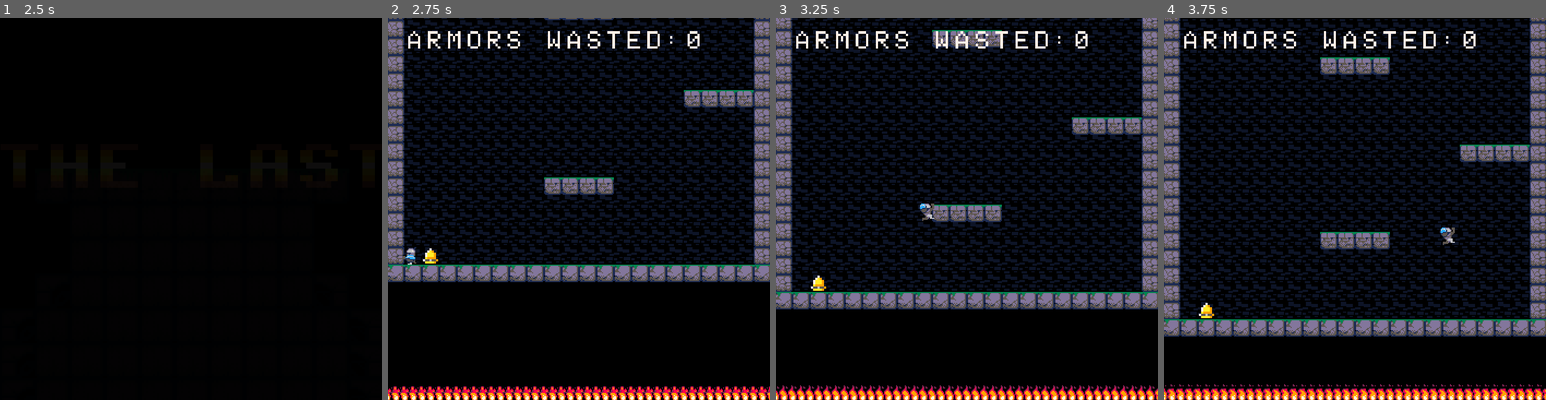
Above: before the commit, frames 1-4 (left to right).
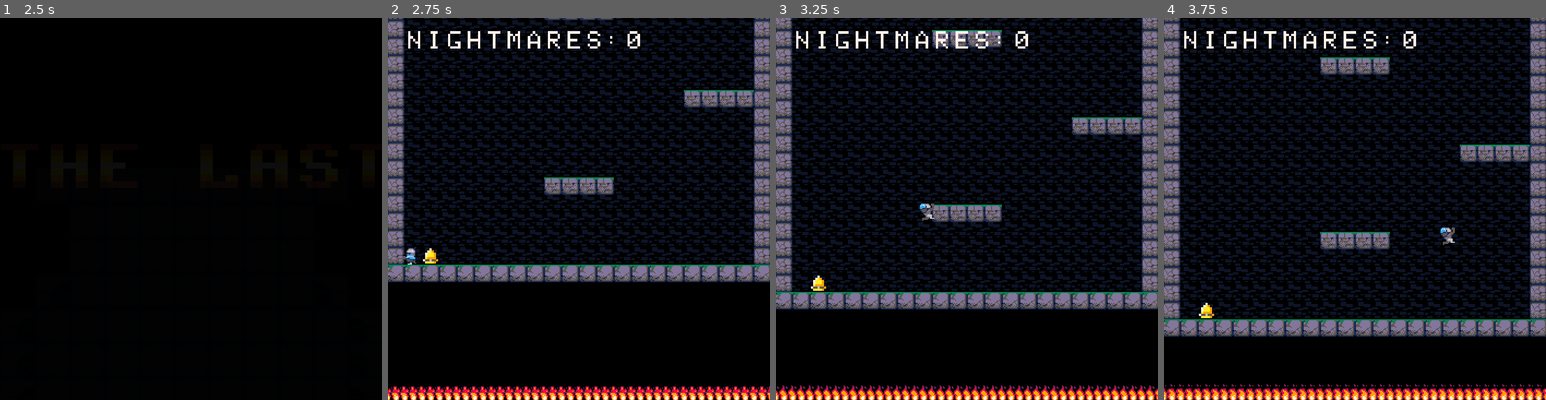
Above: after the commit, the same moments.

Repository: toadkarter/ToyBoxJam2023
Game: Godot game, scene res://Scenes/Game/Main/main.tscn
Same seed, same stepped clock (60 frames per second), same inputs: the game is played once before the commit and once after it.
Inputs:
- Up to frame 1 (2.5 s): hold Right (move_right) 0.53-2.03 s; tap Space (jump) at 0.77, 1.52 s; hold Left (move_left) from 2.03 s (still down)
- Up to frame 2 (2.75 s): keep holding Left (move_left)
- Up to frame 3 (3.25 s): release Left (move_left) at 2.78 s; hold Right (move_right) from 2.78 s (still down); tap Space (jump) at 3.02 s
- Up to frame 4 (3.75 s): keep holding Right (move_right)

Frame 1 is identical in both runs. In frame 2, 0.9% of the frame differs, in the area x 5-82%, y 3-8%; in frame 3, 0.9%; in frame 4, 0.9%.

Commit message:
Switching text to read 'Nightmares' to better fir the theme

Diff:
--- a/Scenes/level.tscn
+++ b/Scenes/level.tscn
@@ -196,7 +196,7 @@
 position = Vector2(240, -2630)
 
 [node name="HUD" parent="Camera" instance=ExtResource("4_oap2e")]
-DeathCountText = "Armors Wasted:%d"
+DeathCountText = "Nightmares:%d"
 
 [node name="MusicPlayer" type="AudioStreamPlayer2D" parent="Camera"]
 position = Vector2(-240, -232)
